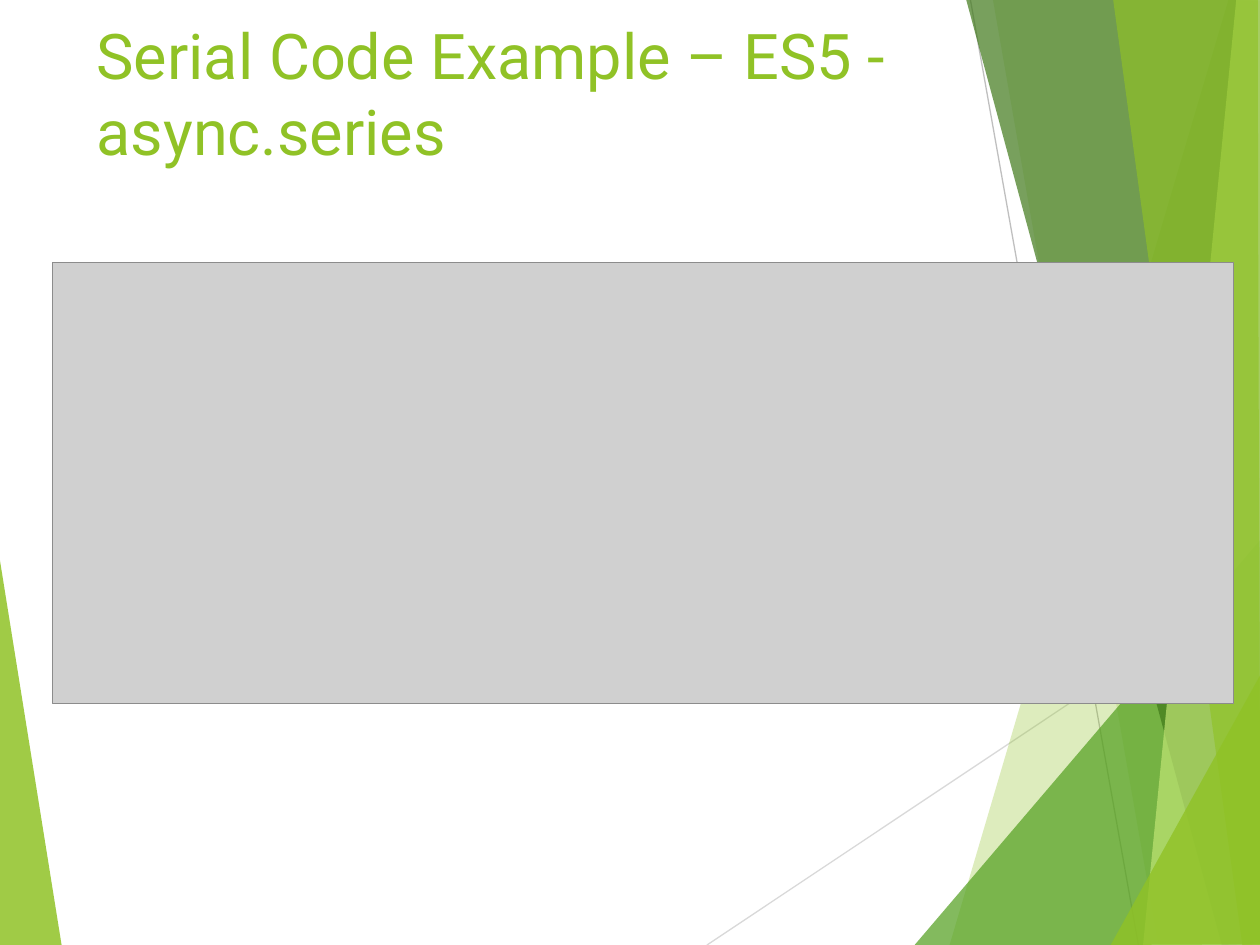
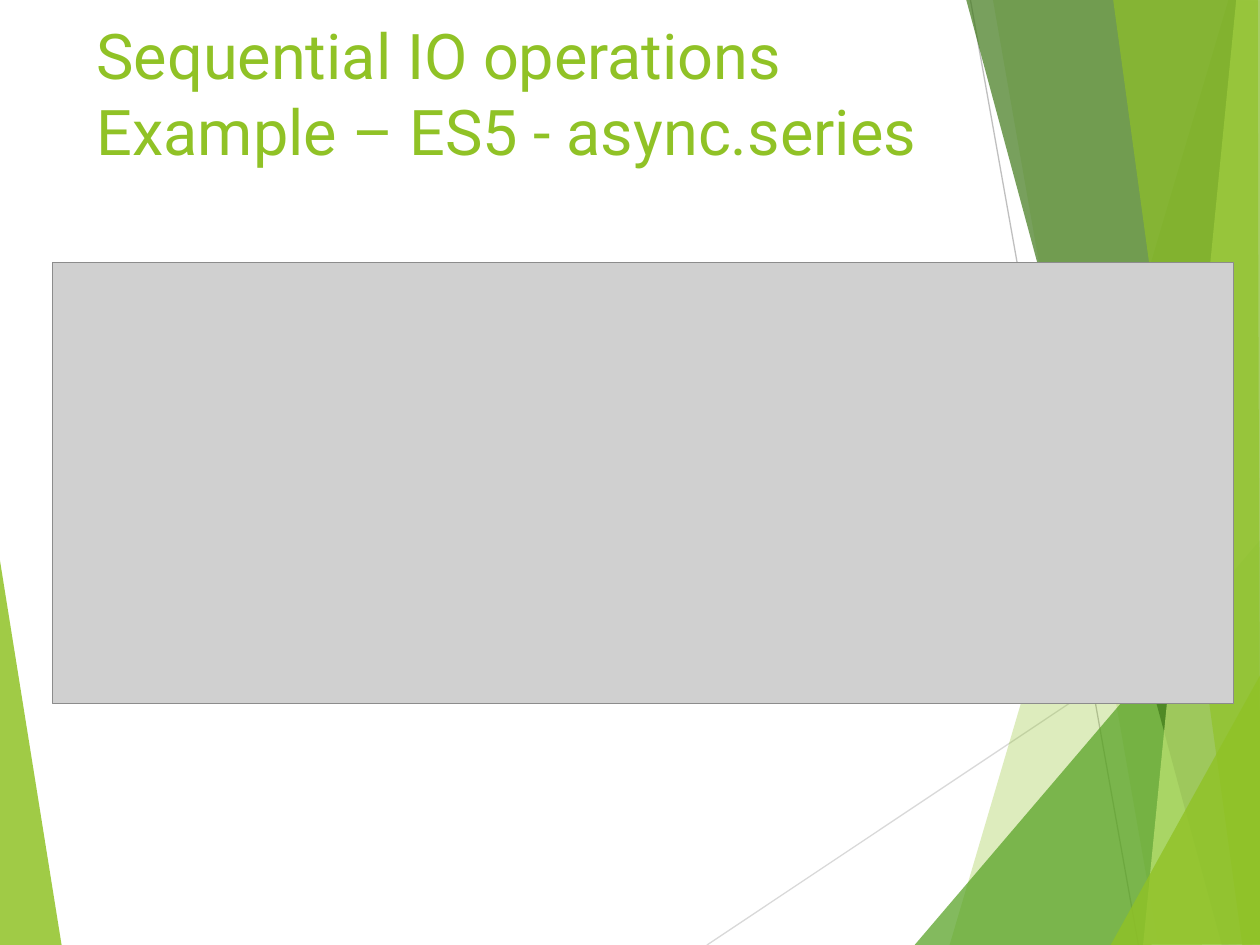
Before and after one commit to tamartwe/ijs_munich, a slide deck: slide 19 of node_js_performance/nodejs_performance/NodeJs_Performance.pptx. Drawn at 1260x945 pixels with LibreOffice and Linux fonts; fonts in the diff are those of the drawing; grey boxes stand for pictures. Boxes give left, top, right and bottom in pixels: in the first picture for what was removed or moved away, otherwise in the second. Text is boxed around its words. In the diff, an @@ line names an element or a change of style, - is before the commit and + after.

```diff
--- a/node_js_performance/nodejs_performance/NodeJs_Performance.pptx
+++ b/node_js_performance/nodejs_performance/NodeJs_Performance.pptx
@@ title at (97, 31, 916, 169): text changed @@
-Serial Code Example – ES5 - async.series
+Sequential IO operations Example – ES5 - async.series
```
Also in this commit, not shown: 17 other slides changed, 3 slides added, 13 other files.
